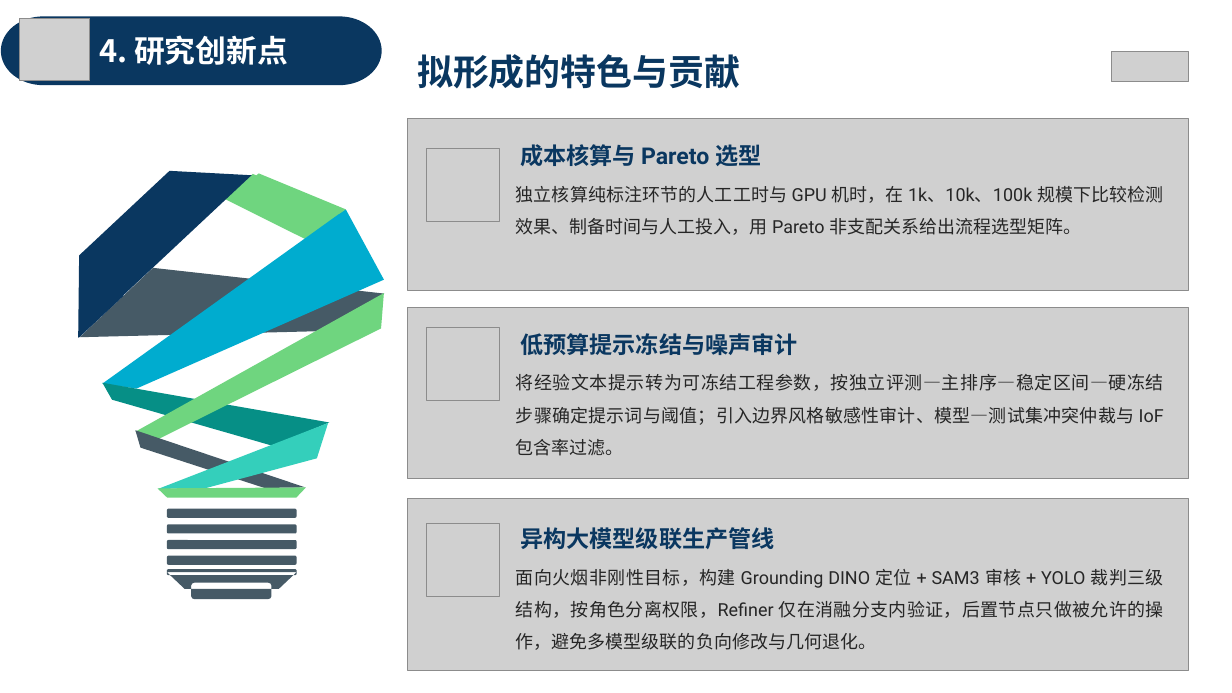
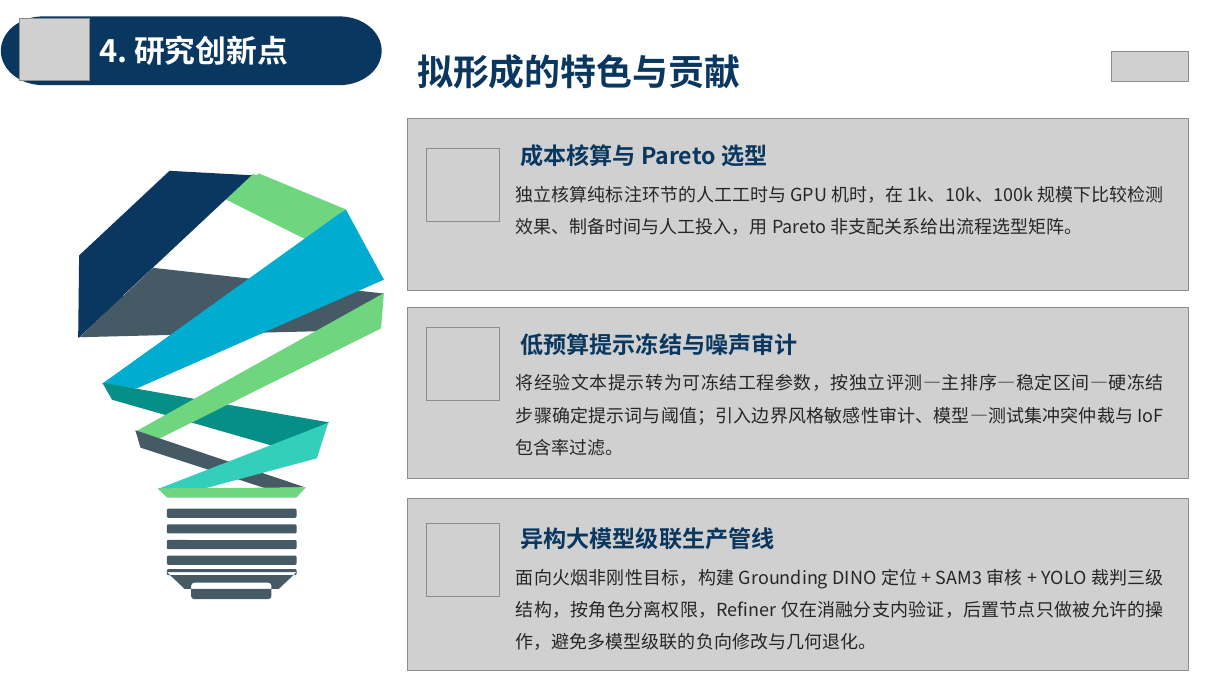
Before and after one commit to xiuli0923/paper, a slide deck: slide 19 of draft_v2.pptx. Drawn at 1232x693 pixels with LibreOffice and Linux fonts; fonts in the diff are those of the drawing; grey boxes stand for pictures; background and template pictures are left out. Boxes give left, top, right and bottom in pixels: in the first picture for what was removed or moved away, otherwise in the second. Text is boxed around its words. In the diff, an @@ line names an element or a change of style, - is before the commit and + after.

```diff
--- a/draft_v2.pptx
+++ b/draft_v2.pptx
@@ font Roboto to Noto Sans CJK SC in 4 elements at <box>516,569,1164,650</box>, <box>516,374,1164,456</box>, <box>516,186,1164,235</box>, <box>520,144,767,166</box> @@
```
Also in this commit, not shown: 19 other slides changed, 1 slide added, 1 other file.
